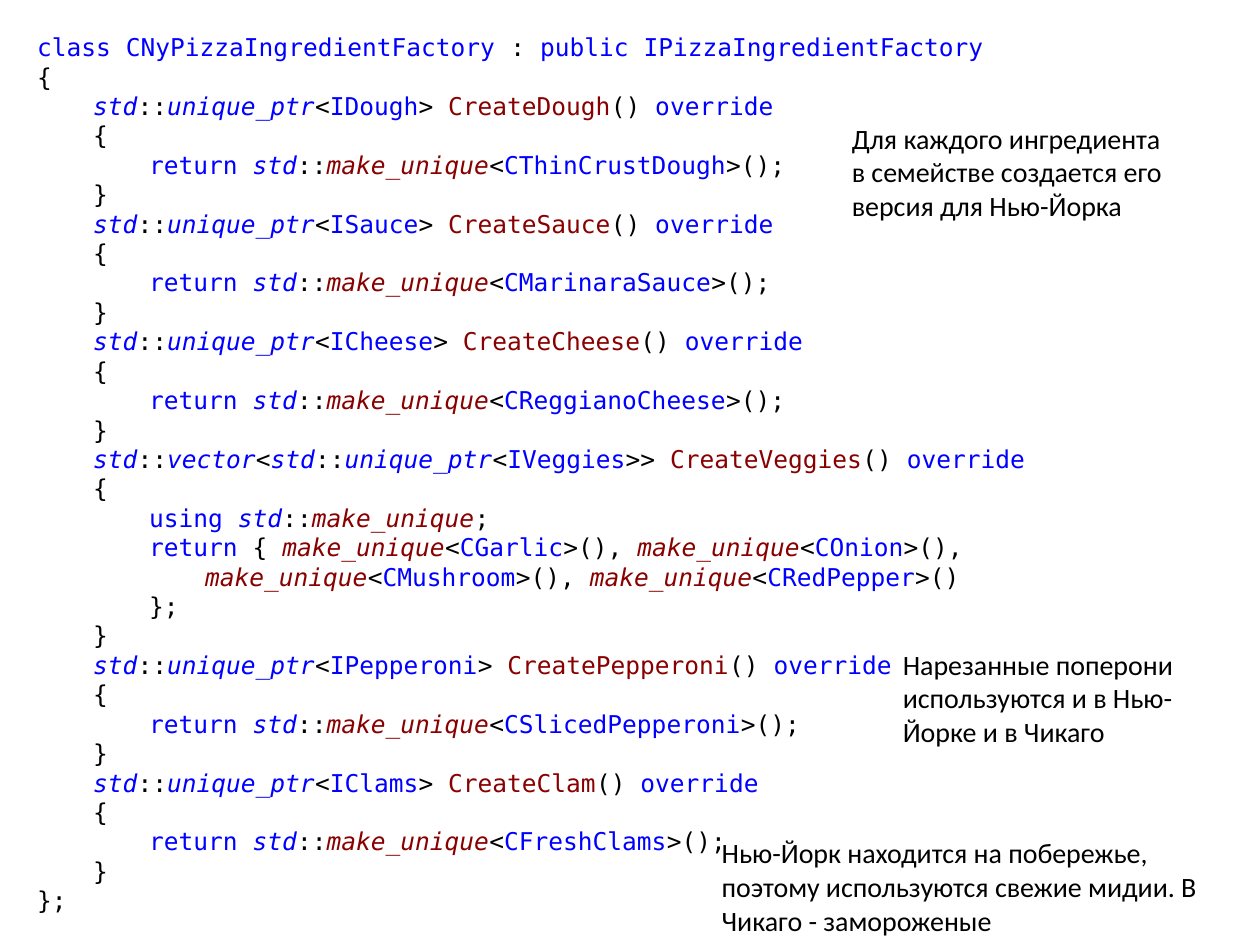
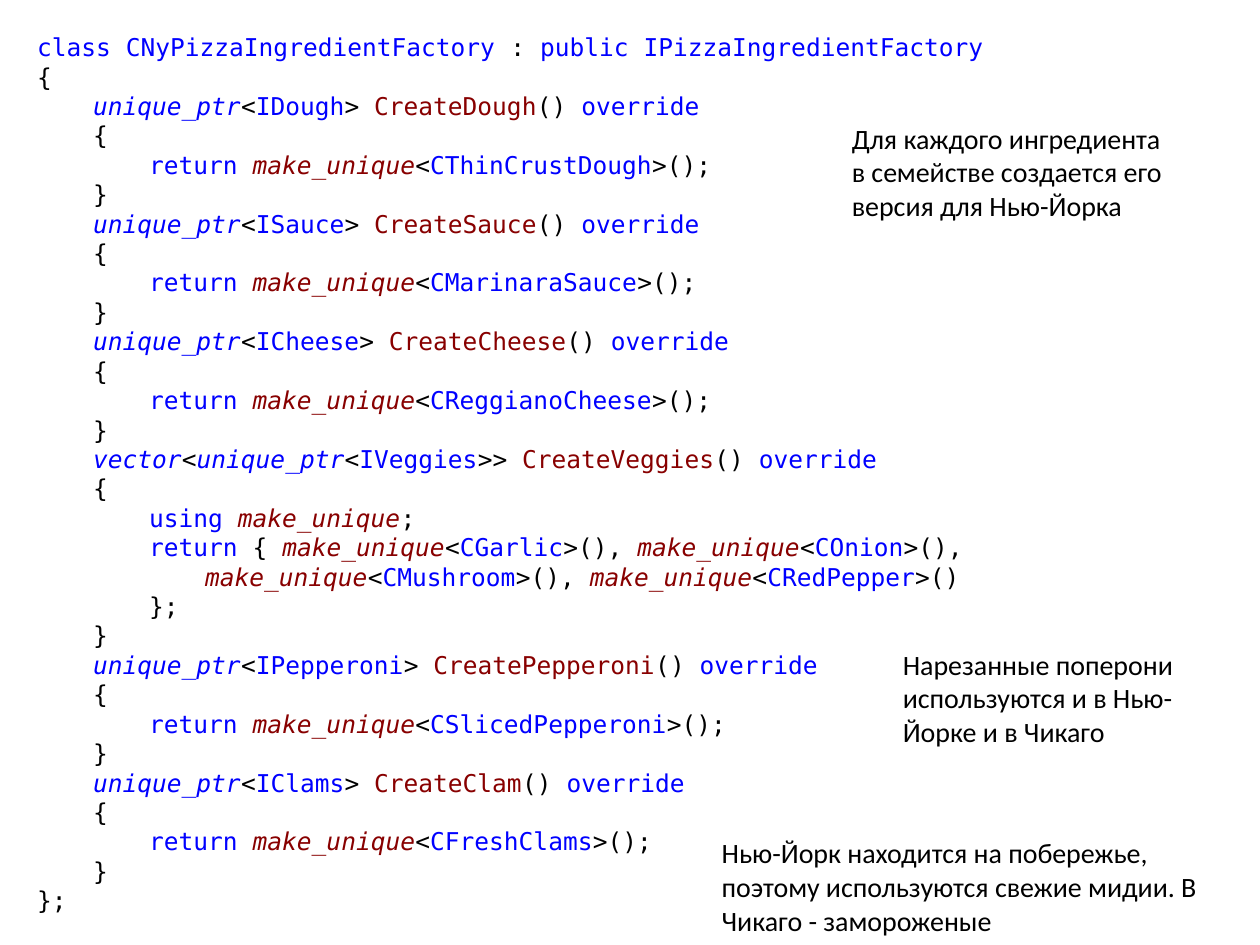
Before and after one commit to iv-sergius/ood, a slide deck: slide 47 of lectures/04.factory/factory.pptx (slide 46 before the commit). Drawn at 1260x945 pixels with LibreOffice and Linux fonts; fonts in the diff are those of the drawing. Boxes give left, top, right and bottom in pixels: in the first picture for what was removed or moved away, otherwise in the second. Text is boxed around its words. In the diff, an @@ line names an element or a change of style, - is before the commit and + after.

```diff
--- a/lectures/04.factory/factory.pptx
+++ b/lectures/04.factory/factory.pptx
@@ text at (x1=93, y1=96, x2=699, y2=121): text changed @@
-std::unique_ptr<IDough> CreateDough() override
+unique_ptr<IDough> CreateDough() override
@@ text at (x1=149, y1=155, x2=711, y2=180): text changed @@
-return std::make_unique<CThinCrustDough>();
+return make_unique<CThinCrustDough>();
@@ text at (x1=93, y1=214, x2=699, y2=238): text changed @@
-std::unique_ptr<ISauce> CreateSauce() override
+unique_ptr<ISauce> CreateSauce() override
@@ text at (x1=149, y1=272, x2=697, y2=297): text changed @@
-return std::make_unique<CMarinaraSauce>();
+return make_unique<CMarinaraSauce>();
@@ text at (x1=93, y1=331, x2=729, y2=356): text changed @@
-std::unique_ptr<ICheese> CreateCheese() override
+unique_ptr<ICheese> CreateCheese() override
@@ text at (x1=149, y1=390, x2=711, y2=415): text changed @@
-return std::make_unique<CReggianoCheese>();
+return make_unique<CReggianoCheese>();
@@ text at (x1=93, y1=449, x2=877, y2=474): text changed @@
-std::vector<std::unique_ptr<IVeggies>> CreateVeggies() override
+vector<unique_ptr<IVeggies>> CreateVeggies() override
@@ text at (x1=149, y1=508, x2=415, y2=533): text changed @@
-using std::make_unique;
+using make_unique;
@@ text at (x1=93, y1=655, x2=818, y2=680): text changed @@
-std::unique_ptr<IPepperoni> CreatePepperoni() override
+unique_ptr<IPepperoni> CreatePepperoni() override
@@ text at (x1=149, y1=714, x2=726, y2=738): text changed @@
-return std::make_unique<CSlicedPepperoni>();
+return make_unique<CSlicedPepperoni>();
@@ text at (x1=93, y1=773, x2=685, y2=797): text changed @@
-std::unique_ptr<IClams> CreateClam() override
+unique_ptr<IClams> CreateClam() override
@@ text at (x1=149, y1=831, x2=652, y2=856): text changed @@
-return std::make_unique<CFreshClams>();
+return make_unique<CFreshClams>();
```
Also in this commit, not shown: 5 other slides changed, 8 slides added, 1 slide removed.
